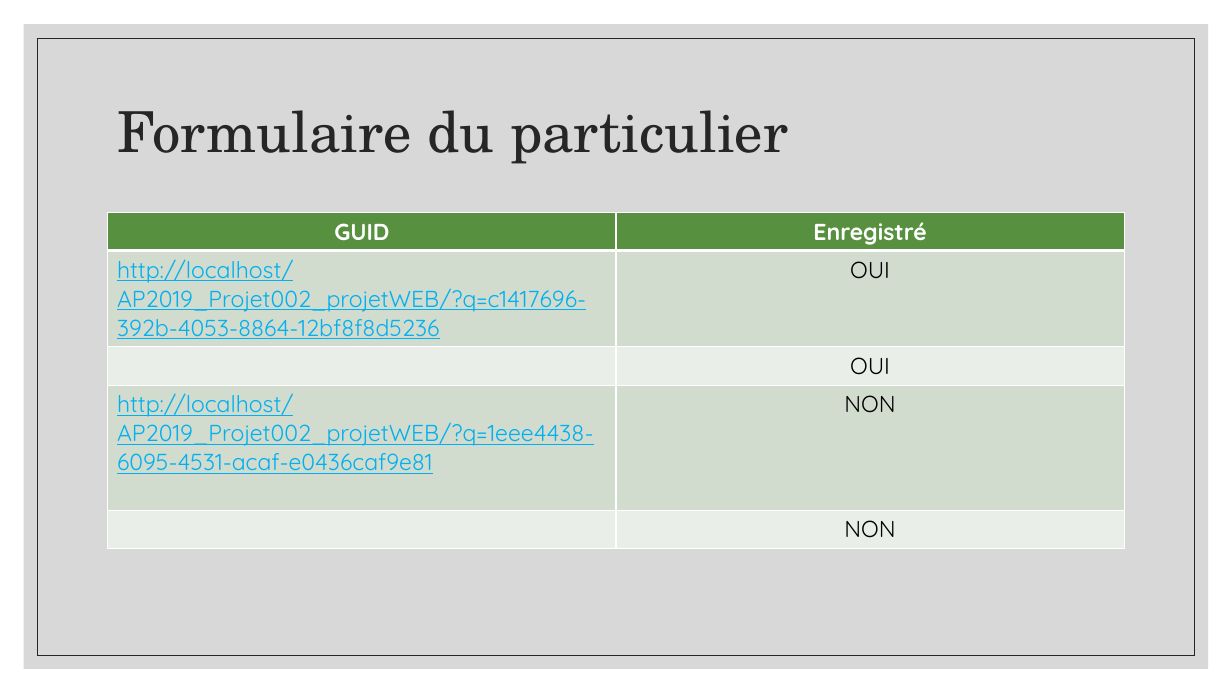
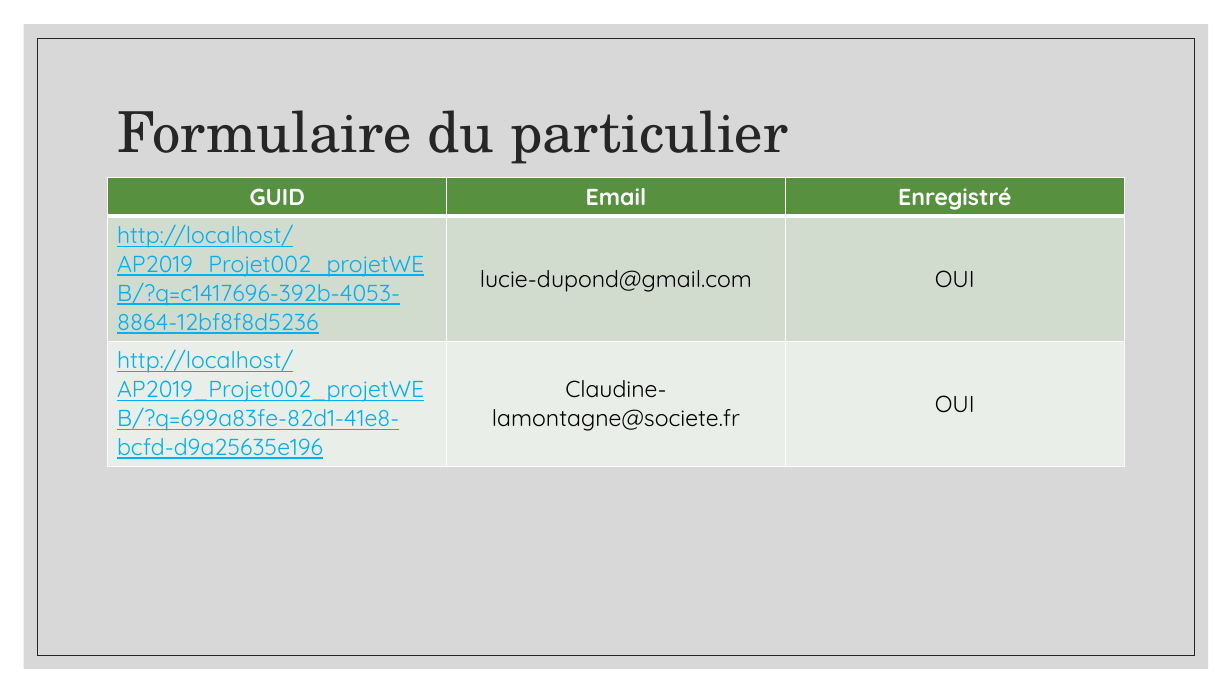
Before and after one commit to Tinquen59/AP2019_Projet002_projetWEB, a slide deck: slide 17 of plus/Formulaire_Connectlife.pptx (slide 10 before the commit). Drawn at 1232x693 pixels with LibreOffice and Linux fonts; fonts in the diff are those of the drawing; background and template pictures are left out. Boxes give left, top, right and bottom in pixels: in the first picture for what was removed or moved away, otherwise in the second. Text is boxed around its words. In the diff, an @@ line names an element or a change of style, - is before the commit and + after.

```diff
--- a/plus/Formulaire_Connectlife.pptx
+++ b/plus/Formulaire_Connectlife.pptx
@@ table at (108,177,1126,463) @@
-GUID | Enregistré
-http://localhost/AP2019_Projet002_projetWEB/?q=c1417696-392b-4053-8864-12bf8f8d5236 | OUI
- | OUI
-http://localhost/AP2019_Projet002_projetWEB/?q=1eee4438-6095-4531-acaf-e0436caf9e81 | NON
- | NON
+GUID | Email | Enregistré
+http://localhost/AP2019_Projet002_projetWEB/?q=c1417696-392b-4053-8864-12bf8f8d5236 | lucie-dupond@gmail.com | OUI
+http://localhost/AP2019_Projet002_projetWEB/?q=699a83fe-82d1-41e8-bcfd-d9a25635e196 | Claudine-lamontagne@societe.fr | OUI
@@ table: place and size @@
-table at (108,213,1125,542)
+table at (108,177,1126,463)
```
Also in this commit, not shown: 5 other slides changed, 11 slides added, 2 slides removed, 1 other file.
